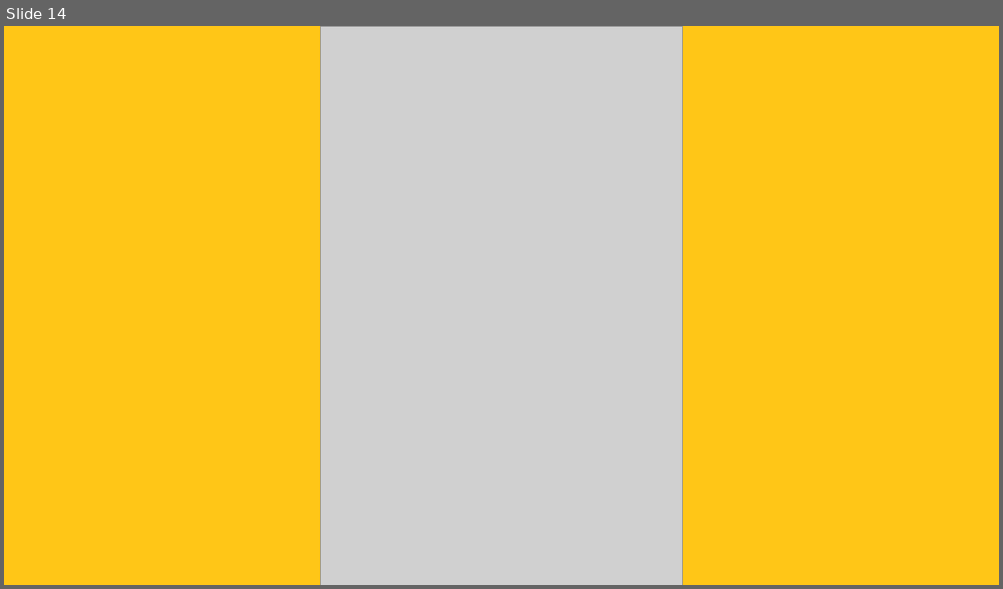
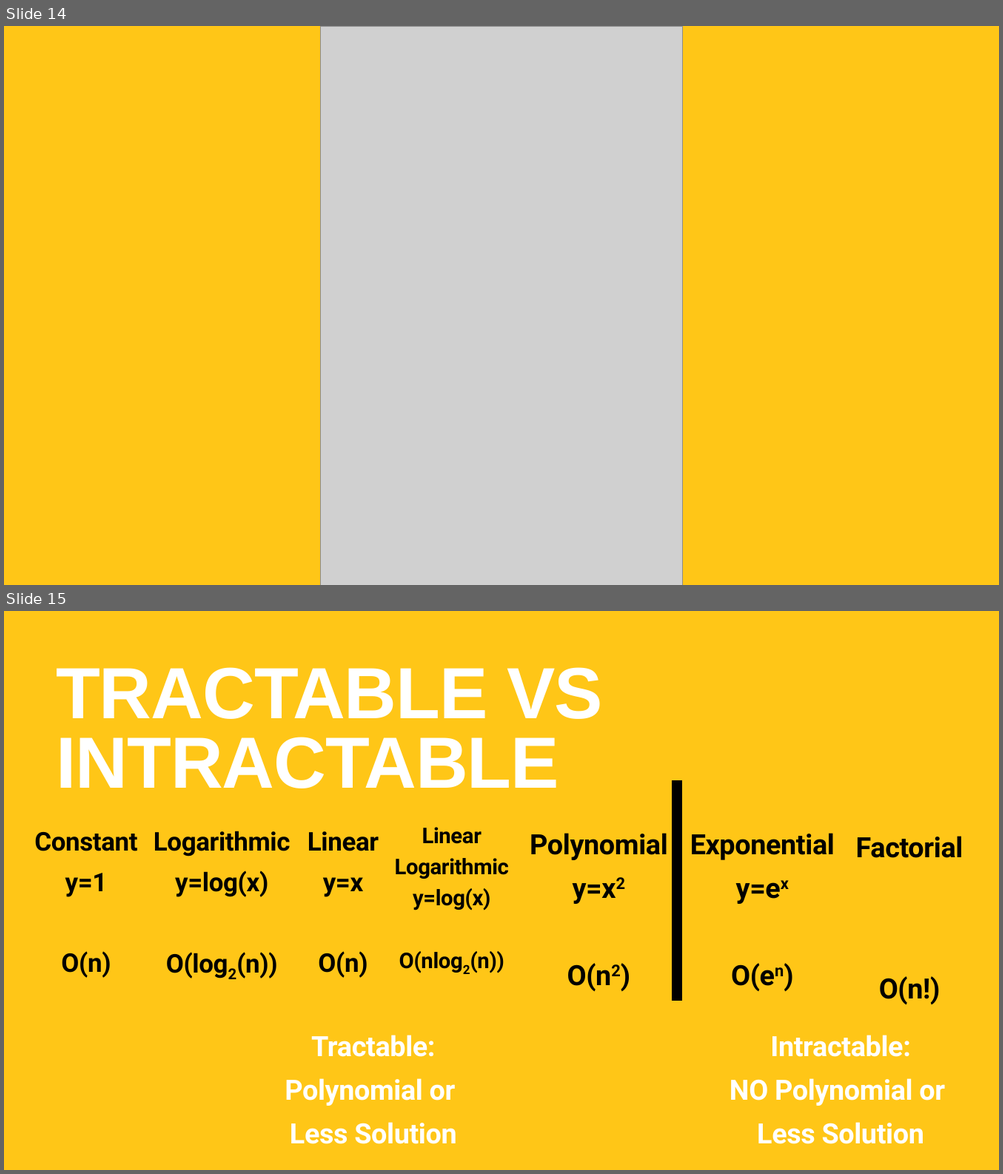
Before and after one commit to TommyWoodley/teaching, a slide deck: ALevel/BigO/BigOPresentation.pptx. Shown one above the other, each under a label of ours: slide 14 before the commit, slides 14 and 15 after it. The pictures are 1003x589 and 1003x1174 pixels, drawn with LibreOffice and Linux fonts; fonts in the diff are those of the drawing; grey boxes stand for pictures. Boxes give left, top, right and bottom in pixels: in the first picture for what was removed or moved away, otherwise in the second. Text is boxed around its words. In the diff, an @@ line names an element or a change of style, - is before the commit and + after.

```diff
--- a/ALevel/BigO/BigOPresentation.pptx
+++ b/ALevel/BigO/BigOPresentation.pptx
@@ slide 15 added at [4,611,999,1170], background #FFC617 @@
@@ title added at [56,667,603,789], 140 pt, text #FFFFFF, bold @@
+TRACTABLE VS INTRACTABLE
@@ line added from (677, 780) to (677, 1001), #000000 20 pt @@
@@ text added at [34,832,137,978], 50 pt, text #000000, bold @@
+Constant
+y=1
+O(n)
@@ text added at [153,831,290,979], 50 pt, text #000000, bold @@
+Logarithmic
+y=log(x)
+O(log2(n))
@@ text added at [307,832,378,978], 50 pt, text #000000, bold @@
+Linear
+y=x
+O(n)
@@ text added at [395,827,509,974], 41.9 pt, text #000000, bold @@
+Linear
+Logarithmic
+y=log(x)
+O(nlog2(n))
@@ text added at [529,833,668,992], 54 pt, text #000000, bold @@
+Polynomial
+y=x2
+O(n2)
@@ text added at [690,833,834,991], 54 pt, text #000000, bold @@
+Exponential
+y=ex
+O(en)
@@ text added at [856,836,963,1005], 54 pt, text #000000, bold @@
+Factorial
+O(n!)
@@ text added at [284,1035,456,1145], 54 pt, text #FFFFFF, bold @@
+Tractable:
+Polynomial or
+Less Solution
@@ text added at [729,1035,945,1145], 54 pt, text #FFFFFF, bold @@
+Intractable:
+NO Polynomial or
+Less Solution
```
Also in this commit, not shown: 2 other slides added, 9 other files.
